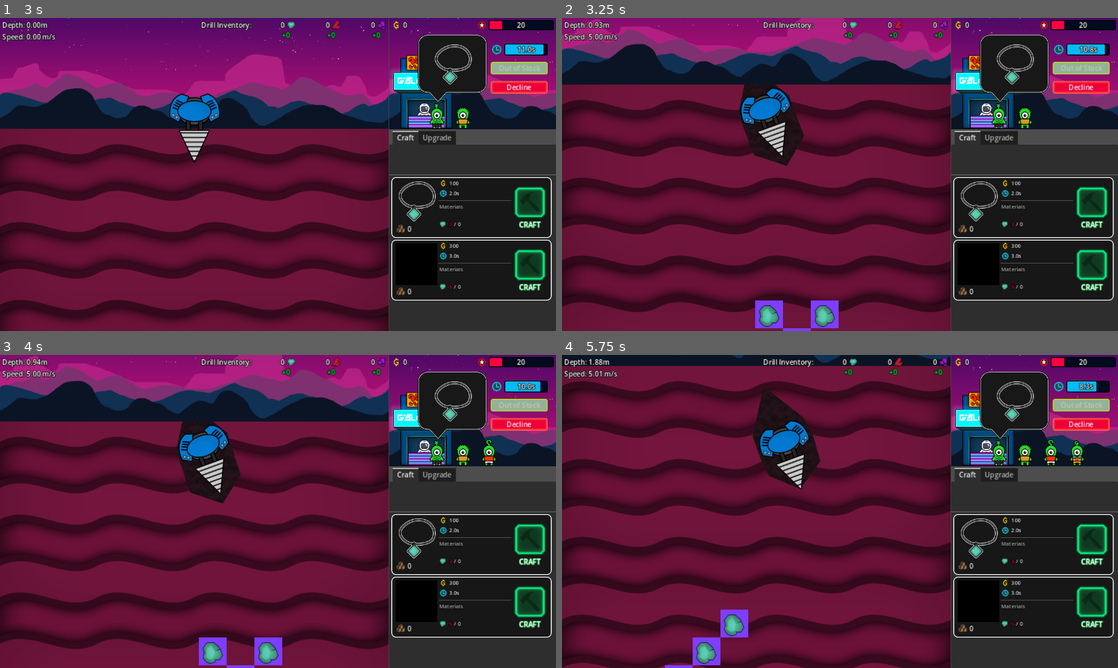
Above: before the commit, frames 1-4 (two rows, left to right).
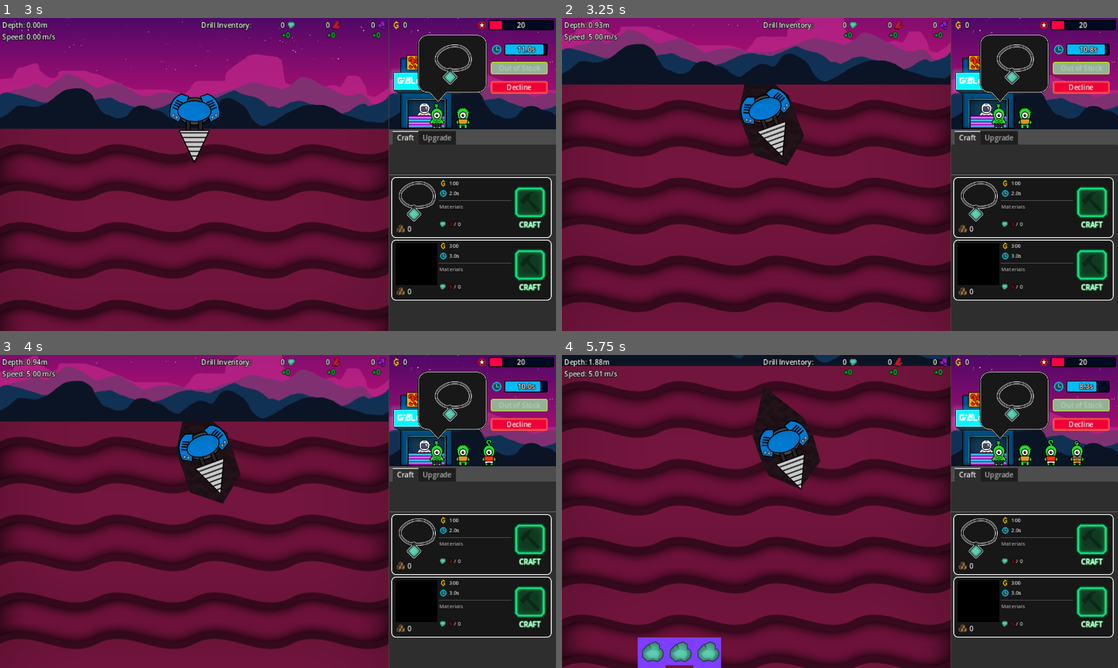
Above: after the commit, the same moments.

Repository: aNotSoCleverName/mechanicore
Game: Godot game, scene res://Main.tscn
Two runs of this game, one before a commit and one after it. Both use one fixed random seed, a clock stepped at 60 frames per second and the inputs below.
Inputs:
- Up to frame 1 (3 s): click "Continue" at 0.5 s; click "Continue" at 1.25 s; click "Decline" at 2 s; tap Enter (ui_accept) at 2.75 s; hold Right (ui_right) from 2.78 s (still down); tap R at 2.85 s
- Up to frame 2 (3.25 s): keep holding Right (ui_right); tap Enter (ui_accept) at 3.02 s
- Up to frame 3 (4 s): release Right (ui_right) at 3.53 s; hold Down (ui_down) from 3.53 s (still down); tap R at 3.6 s; tap Enter (ui_accept) at 3.77 s
- Up to frame 4 (5.75 s): release Down (ui_down) at 4.28 s; hold Right (ui_right) 4.28-5.03 s; tap R at 4.35, 5.1 s; hold Up (ui_up) from 5.03 s (still down); tap Enter (ui_accept) at 5.27 s

Frame 1 is identical in both runs. In frame 2, 0.9% of the frame differs, in the area x 34-50%, y 90-100%; in frame 3, 0.9%; in frame 4, 1.7%, in the area x 13-34%, y 81-100%.

Commit message:
Moved ore chunk generation code from ore manager to ore chunk

Diff:
--- a/Endless Run/Ores/Ore Chunk/Ore Chunk.gd
+++ b/Endless Run/Ores/Ore Chunk/Ore Chunk.gd
@@ -3,6 +3,55 @@
 
 @export var width: int = 0;
 @export var height: int = 0;
+
+const ORE_CHUNK_DIR_PATH: String = "res://Endless Run/Ores/Ore Chunk/";
+static var _oreChunkFilePaths: PackedStringArray = [];
+
+#region Public functions
+enum EPossibleChunkRotation
+{
+	deg0 = 0,
+	deg90 = 90,
+	deg180 = 180,
+	deg270 = 270,
+}
+static func GenerateOreChunk(inPos: Vector2) -> OreChunk:
+	OreChunk._InitOreChunkFilePaths();
+
+	var loadedChunkIndex: int = randi_range(0, OreChunk._oreChunkFilePaths.size() - 1);
+	var loadedChunk: OreChunk = load(OreChunk._oreChunkFilePaths[loadedChunkIndex]).instantiate();
+
+	loadedChunk.position = inPos;
+	loadedChunk.rotation_degrees = OreChunk.EPossibleChunkRotation.values()[randi_range(0, OreChunk.EPossibleChunkRotation.values().size() - 1)];
+	if (
+		loadedChunk.rotation_degrees == OreChunk.EPossibleChunkRotation.deg90 ||
+		loadedChunk.rotation_degrees == OreChunk.EPossibleChunkRotation.deg270
+	):
+		var tempWidth: int = loadedChunk.width;
+		loadedChunk.width = loadedChunk.height;
+		loadedChunk.height = tempWidth;
+
+	return loadedChunk;
+#endregion
+
+#region Private functions
+static func _InitOreChunkFilePaths():
+	if (OreChunk._oreChunkFilePaths.size() > 0):	# If already initiated
+		return;
+
+	var dir: DirAccess = DirAccess.open(OreChunk.ORE_CHUNK_DIR_PATH);
+	var fileNames: PackedStringArray = dir.get_files();
+
+	var i: int = 0;
+	while i < fileNames.size():
+		var fileName: String = fileNames[i];
+		if (fileName.ends_with(".tscn")):
+			fileNames[i] = OreChunk.ORE_CHUNK_DIR_PATH + fileName;
+			i += 1;
+			continue;
+
+		fileNames.remove_at(i);
+	OreChunk._oreChunkFilePaths = fileNames;
 
 func _addOresToPool() -> void:
 	for orePlaceholder: OrePlaceholder in self.get_children() as Array[OrePlaceholder]:
@@ -10,6 +59,7 @@
 		if !(ore is Ore):
 			continue;
 		OreManager.addToPool(ore);
+#endregion
 
 func _ready() -> void:
 	SignalBus_EndlessRun.drill_change_pos.connect(
--- a/Endless Run/Ores/Ore Manager.gd
+++ b/Endless Run/Ores/Ore Manager.gd
@@ -2,9 +2,6 @@
 class_name OreManager
 
 #region Properties
-const ORE_CHUNK_DIR_PATH: String = "res://Endless Run/Ores/Ore Chunk/";
-var _oreChunkFilePaths: PackedStringArray = [];
-
 var _drill: Drill;
 
 # key = Ore.EOreType, value = Array[Ore]
@@ -17,47 +14,6 @@
 static func popFromPool(inOreType: Ore.EOreType) -> Ore:
 	var orePool: Array[Ore] = OreManager.orePools[inOreType];
 	return orePool.pop_back();
-#endregion
-
-#region Private functions
-func _InitOreChunkFilePaths():
-	var dir: DirAccess = DirAccess.open(self.ORE_CHUNK_DIR_PATH);
-	var fileNames: PackedStringArray = dir.get_files();
-
-	var i: int = 0;
-	while i < fileNames.size():
-		var fileName: String = fileNames[i];
-		if (fileName.ends_with(".tscn")):
-			fileNames[i] = self.ORE_CHUNK_DIR_PATH + fileName;
-			i += 1;
-			continue;
-
-		fileNames.remove_at(i);
-	self._oreChunkFilePaths = fileNames;
-
-enum EPossibleChunkRotation
-{
-	deg0 = 0,
-	deg90 = 90,
-	deg180 = 180,
-	deg270 = 270,
-}
-func _GenerateOreChunk(inTopLeft: Vector2) -> OreChunk:
-	var loadedChunkIndex: int = randi_range(0, self._oreChunkFilePaths.size() - 1);
-	var loadedChunk: OreChunk = load(self._oreChunkFilePaths[loadedChunkIndex]).instantiate();
-
-	loadedChunk.position = inTopLeft;
-	loadedChunk.rotation_degrees = self.EPossibleChunkRotation.values()[randi_range(0, self.EPossibleChunkRotation.values().size() - 1)];
-	if (
-		loadedChunk.rotation_degrees == self.EPossibleChunkRotation.deg90 ||
-		loadedChunk.rotation_degrees == self.EPossibleChunkRotation.deg270
-	):
-		var tempWidth: int = loadedChunk.width;
-		loadedChunk.width = loadedChunk.height;
-		loadedChunk.height = tempWidth;
-
-	self.add_child(loadedChunk);
-	return loadedChunk;
 #endregion
 
 #region Built-in functions
@@ -85,8 +41,6 @@
 	#endregion
 
 	#region Handle ore generation
-	self._InitOreChunkFilePaths();
-
 	const chanceToNotGenerate: float = 0.2;
 	SignalBus_EndlessRun.drill_change_pos.connect(
 		func (inPos: Vector2):
@@ -102,9 +56,10 @@
 				GlobalProperty_EndlessRun.VIEWPORT_SIZE.y + GlobalProperty_EndlessRun.SURFACE_Y + self._prevLoadedChunkY,
 			);
 
-			var loadedChunk: OreChunk = self._GenerateOreChunk(chunkCenter);
+			var loadedChunk: OreChunk = OreChunk.GenerateOreChunk(chunkCenter);
 			if (loadedChunk == null):
 				return;
+			self.add_child(loadedChunk);
 			self._prevLoadedChunkY += loadedChunk.height;
 	)
 	SignalBus_EndlessRun.drill_change_dock.connect(	# Reset ore generation when docking
